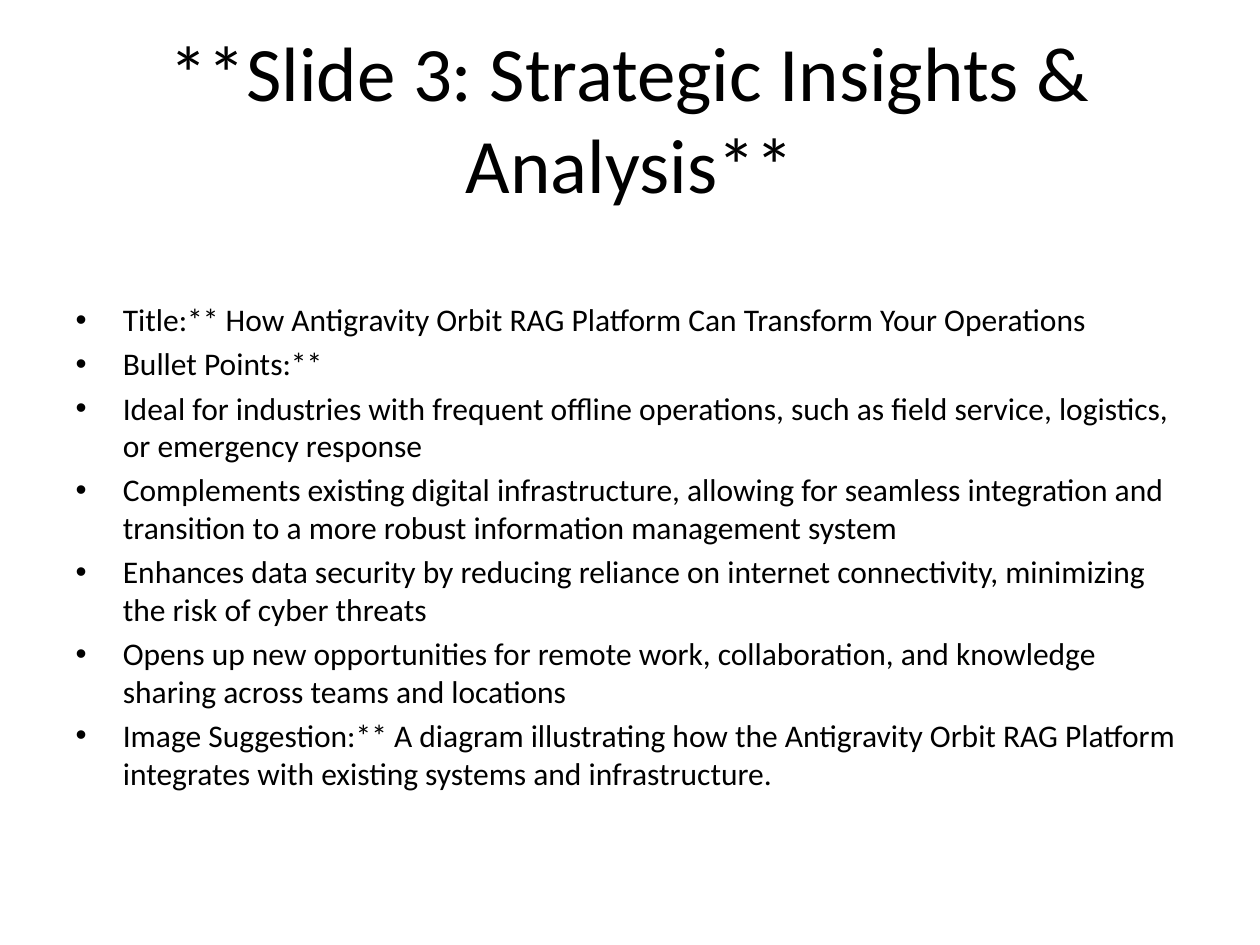
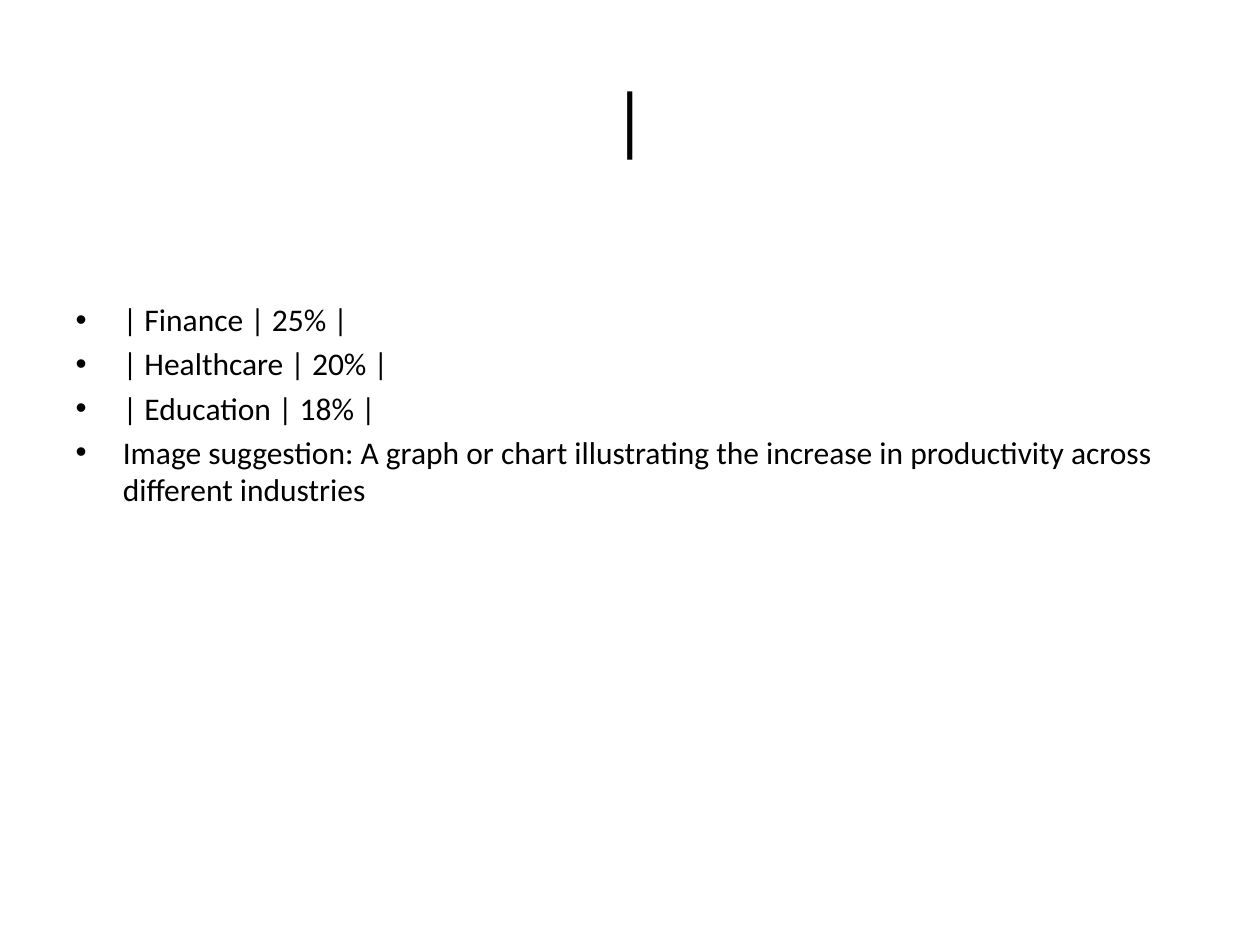
Before and after one commit to kalakonda-akshay/RAG, a slide deck: slide 5 of data/reports/audit_test.pptx. Drawn at 1260x945 pixels with LibreOffice and Linux fonts; fonts in the diff are those of the drawing. Boxes give left, top, right and bottom in pixels: in the first picture for what was removed or moved away, otherwise in the second. Text is boxed around its words. In the diff, an @@ line names an element or a change of style, - is before the commit and + after.

```diff
--- a/data/reports/audit_test.pptx
+++ b/data/reports/audit_test.pptx
@@ title at (x1=170, y1=46, x2=1018, y2=206): text changed @@
-**Slide 3: Strategic Insights & Analysis**
+|
@@ text at (x1=123, y1=309, x2=1151, y2=502): text changed @@
-• Title:** How Antigravity Orbit RAG Platform Can Transform Your Operations
-• Bullet Points:**
-• Ideal for industries with frequent offline operations, such as field service, logistics, or emergency response
-• Complements existing digital infrastructure, allowing for seamless integration and transition to a more robust information management system
-• Enhances data security by reducing reliance on internet connectivity, minimizing the risk of cyber threats
-• Opens up new opportunities for remote work, collaboration, and knowledge sharing across teams and locations
-• Image Suggestion:** A diagram illustrating how the Antigravity Orbit RAG Platform integrates with existing systems and infrastructure.
+• | Finance | 25% |
+• | Healthcare | 20% |
+• | Education | 18% |
+• Image suggestion: A graph or chart illustrating the increase in productivity across different industries
```
Also in this commit, not shown: 2 other slides changed, 1 slide added, 1 slide removed, 4 other files.
